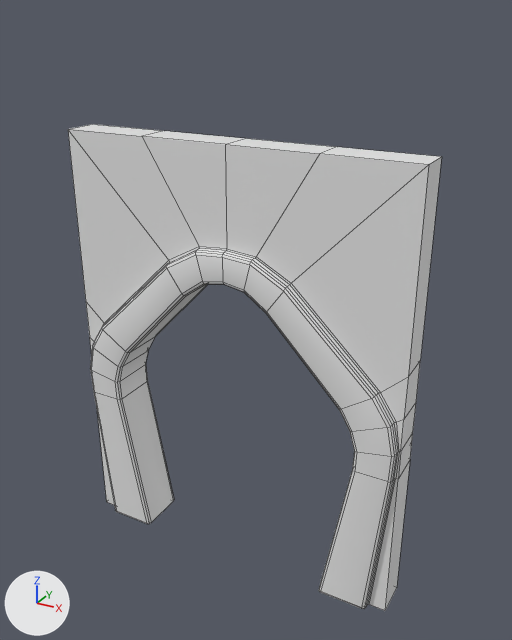
The FBX model Assets/Art/Environment/Meshes/SM_Archway.fbx, before and after one commit.
Camera for both pictures: a 50 mm camera at (5.62, -5.97, 6.2) aimed at (2.16, 0.32, 3.06). The axes (+X, +Y, +Z) are drawn at lower left. The lights are the same throughout. Mesh edges are drawn as thin lines. Where no turn or scale is listed for an object, it has been applied to the vertices.

In view in the first picture: 'SM_Archway'.
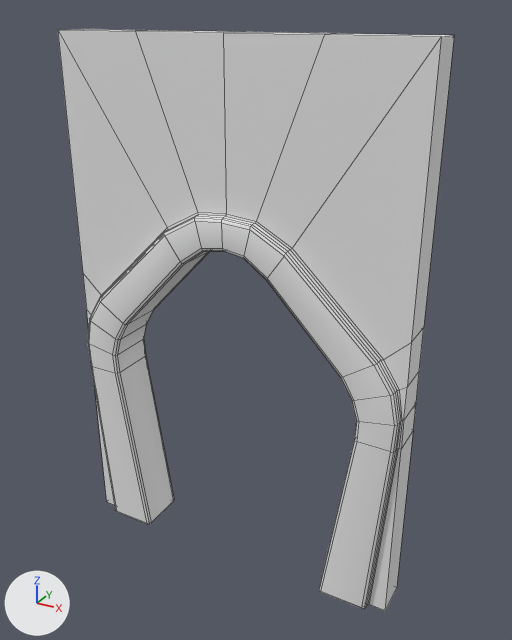
Pixel boxes (x1, y1, x2, y2) of what changed, in the pictures (512 x 640 px; the box of a moved part takes in the faces that stretch with it):
'SM_Archway', reshaped (19% taller): before (68, 124, 442, 611); after (58, 29, 454, 611)
part 1 of me_cube_018, moved or reshaped: before (86, 247, 420, 611); after (83, 213, 424, 611)
part 2 of me_cube_018, moved or reshaped: before (68, 124, 442, 392); after (58, 29, 454, 360)

Patch to the scene script:
```diff
--- a/Assets/Art/Environment/Meshes/SM_Archway.fbx.py
+++ b/Assets/Art/Environment/Meshes/SM_Archway.fbx.py
@@ me_cube_018 @@
 me_cube_018.from_pydata(...)  # 270 vertices, 270 faces; spans x 0.0..4.0, y -0.1..0.5, z 0.0..5.0
 # used by ob_sm_archway; location = (0.0, 0.0, 0.0)
+# me_cube_018 part 1: all 224 vertices in x 0.0..4.0, y -0.1..0.5, z 1.78..3.95 are moved by (0.0, 0.0, 0.36)
+# me_cube_018 part 2: all 10 vertices in x 0.0..4.0, y 0.0..0.4, z 5.0 are moved by (0.0, 0.0, 1.0)
```
